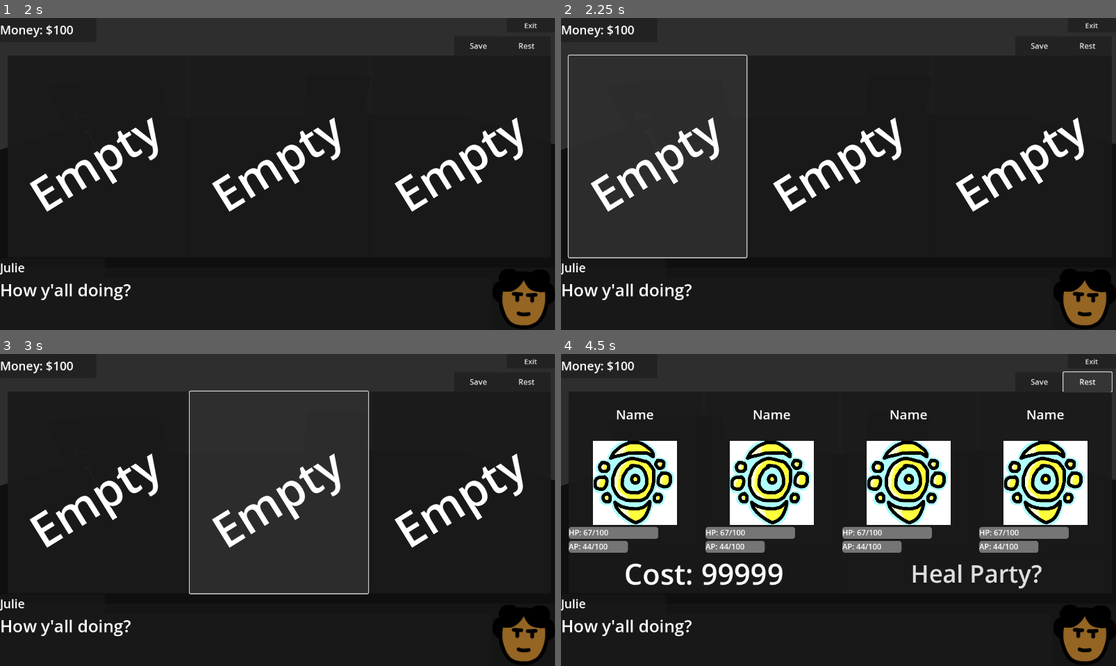
Above: before the commit, frames 1-4 (two rows, left to right).
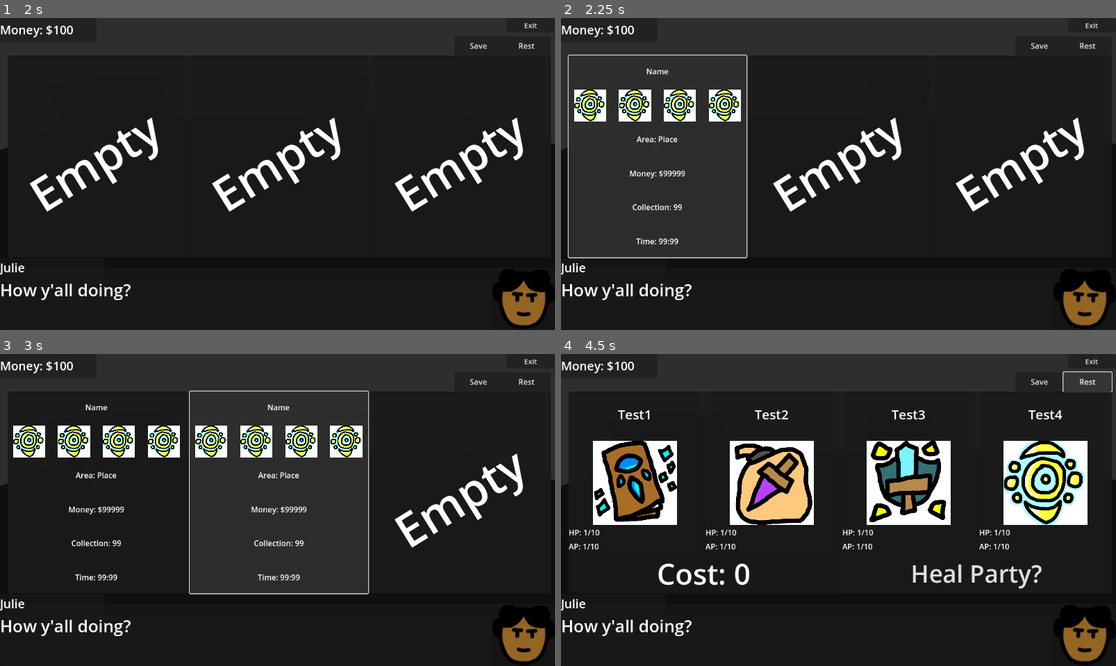
Above: after the commit, the same moments.

Repository: eneumont/towermercs
Game: Godot game, scene res://Scenes/Town/Town1.tscn
Two runs of this game, one before a commit and one after it. Both use one fixed random seed, a clock stepped at 60 frames per second and the inputs below. This scene is started directly instead of the project's main scene.
Inputs (mouse positions are in pixels of both pictures, inside the frame that each line leads up to):
- Up to frame 1 (2 s): tap Enter at 0.5 s; move the mouse to (399, 158) at 0.52 s; hold D (move_right) 0.53-1.28 s; tap Z (confirm) at 0.6, 1.55 s; move the mouse to (166, 189) at 1.27 s; hold S (move_down) from 1.28 s (still down); tap L (circle) at 1.35 s
- Up to frame 2 (2.25 s): release S (move_down) at 2 s; click "Empty" at 2 s
- Up to frame 3 (3 s): click "Empty" at 2.75 s
- Up to frame 4 (4.5 s): click "Empty" at 3.5 s; click "Rest" at 4.25 s

Frame 1 is identical in both runs. In frame 2, 3.9% of the frame differs, in the area x 2-33%, y 16-73%; in frame 3, 7.7%; in frame 4, 14%, in the area x 1-92%, y 18-75%.
Error before the commit: Invalid assignment of property or key 'txt' with value of type 'String' on a base object of type 'Label'. (res://Scripts/Town/inn_party_slot.gd:13)
Error after the commit: Invalid access to property or key 'name' on a base object of type 'Dictionary'. (res://Scripts/Town/inn_save_slot.gd:26)

Commit message:
updating save and town save
save manger save and player data save are separate merge them

Diff:
--- a/Scenes/Title/TitleUI.tscn
+++ b/Scenes/Title/TitleUI.tscn
@@ -110,6 +110,7 @@
 text = "Multi"
 
 [node name="SaveScreen" type="Panel" parent="."]
+visible = false
 layout_mode = 1
 anchors_preset = 15
 anchor_right = 1.0
--- a/Scenes/UI/InnSaveSlot.tscn
+++ b/Scenes/UI/InnSaveSlot.tscn
@@ -100,3 +100,5 @@
 text = "Empty"
 horizontal_alignment = 1
 vertical_alignment = 1
+
+[connection signal="button_up" from="." to="." method="save"]
--- a/Scripts/Field/field.gd
+++ b/Scripts/Field/field.gd
@@ -23,3 +23,5 @@
 	var fieldChar = player_scn.instantiate()
 	add_child(fieldChar)
 	fieldChar.position = PlayerData.player_pos
+
+	SaveManager.save_game(0, PlayerData.save(), true)
--- a/Scripts/Save/player_data.gd
+++ b/Scripts/Save/player_data.gd
@@ -25,7 +25,7 @@
 ]
 
 var player_pos: Vector3 = Vector3(0, 0, 0)
-var cur_scn: String = "WorldMap/WorldMap.tscn"
+var cur_scn: String = "WorldMap/WorldMap"
 var foes: Dictionary
 
 var ui_open: bool = false
--- a/Scripts/Save/scene_manager.gd
+++ b/Scripts/Save/scene_manager.gd
@@ -36,3 +36,8 @@
 	pre.set_process_input(true)
 
 	get_tree().current_scene = pre
+
+func new_scene(next: String, pos: Vector3 = Vector3.ZERO):
+	get_tree().change_scene_to_file("res://Scenes/" + next + ".tscn")
+	PlayerData.cur_scn = next
+	PlayerData.player_pos = pos
--- a/Scripts/Title/title_ui.gd
+++ b/Scripts/Title/title_ui.gd
@@ -65,7 +65,7 @@
 	story_click()
 
 func story_click():
-	get_tree().change_scene_to_file("res://Scenes/" + PlayerData.cur_scn)
+	SceneManager.new_scene(PlayerData.cur_scn, PlayerData.player_pos)
 
 func arena_click():
 	#get_tree().change_scene_to_file("res://Scenes/" + "Arena/ArenaBase" + ".tscn")
--- a/Scripts/Town/guild_slot.gd
+++ b/Scripts/Town/guild_slot.gd
@@ -12,8 +12,8 @@
 @onready var description_txt: Label = $VBox/DescriptionTxt
 @onready var cost_txt: Label = $VBox/CostTxt
 
-func setup(type: CharData.ClassType):
-	match type:
+func setup(c_type: CharData.ClassType):
+	match c_type:
 		CharData.ClassType.KNIGHT:
 			make("Knight", "Knight.png", "A warrior who fights with sword and shield to protect allies. Specializes in protecting and buffing the party.", 100 if shop.hireMode else 50 * level)
 		CharData.ClassType.THIEF:
@@ -33,7 +33,7 @@
 		CharData.ClassType.CLOWN:
 			make("Clown", "Clown.png", "", 100 if shop.hireMode else 50 * level)
 		CharData.ClassType.ARCANIST:
-			make("Arcanist", "Arcanist.png", "", 200 if shop.hireMode else 50 * level)
+			make("Arcanist", "Arcanist.png", "", 200 if shop.hireMode else 100 * level)
 		CharData.ClassType.SWORDMASTER:
 			make("Swordmaster", "Swordmaster.png", "", 200 if shop.hireMode else 100 * level)
 		CharData.ClassType.WITCH:
--- a/Scripts/Town/inn_party_slot.gd
+++ b/Scripts/Town/inn_party_slot.gd
@@ -10,9 +10,38 @@
 @export var num: int
 
 func setup():
-	name_txt.txt = PlayerData.party[num].display_name
-	health_txt.txt = "HP: " + str(PlayerData.party[num].curHP) + "/" + str(PlayerData.party[num].maxHP)
-	health_bar.value = int(PlayerData.party[num].curHP / PlayerData.party[num].maxHP)
-	artistry_txt.txt = "AP: " + str(PlayerData.party[num].curAP) + "/" + str(PlayerData.party[num].maxAP)
-	artistry_bar.value = int(PlayerData.party[num].curAP / PlayerData.party[num].maxAP)
-	slot_img.texture = load("res://Images/Textures/Icons/Characters/")
+	name_txt.text = PlayerData.party[num].display_name
+	health_txt.text = "HP: " + str(PlayerData.party[num].cur_stats[BeingData.StatType.HEALTH]) + "/" + str(PlayerData.party[num].stats[BeingData.StatType.HEALTH])
+	health_bar.value = int(PlayerData.party[num].cur_stats[BeingData.StatType.HEALTH] / PlayerData.party[num].stats[BeingData.StatType.HEALTH])
+	artistry_txt.text = "AP: " + str(PlayerData.party[num].cur_stats[BeingData.StatType.ARTISTRY]) + "/" + str(PlayerData.party[num].stats[BeingData.StatType.HEALTH])
+	artistry_bar.value = int(PlayerData.party[num].cur_stats[BeingData.StatType.ARTISTRY] / PlayerData.party[num].stats[BeingData.StatType.HEALTH])
+
+	match PlayerData.party[num].class_type:
+		CharData.ClassType.KNIGHT:
+			slot_img.texture = load("res://Images/Textures/Icons/Characters/Knight.png")
+		CharData.ClassType.THIEF:
+			slot_img.texture = load("res://Images/Textures/Icons/Characters/Thief.png")
+		CharData.ClassType.MAGE:
+			slot_img.texture = load("res://Images/Textures/Icons/Characters/Mage.png")
+		CharData.ClassType.CLERIC:
+			slot_img.texture = load("res://Images/Textures/Icons/Characters/Cleric.png")
+		CharData.ClassType.ALCHEMIST:
+			slot_img.texture = load("res://Images/Textures/Icons/Characters/Alchemist.png")
+		CharData.ClassType.BARD:
+			slot_img.texture = load("res://Images/Textures/Icons/Characters/Bard.png")
+		CharData.ClassType.BRAWLER:
+			slot_img.texture = load("res://Images/Textures/Icons/Characters/Brawler.png")
+		CharData.ClassType.MEDIC:
+			slot_img.texture = load("res://Images/Textures/Icons/Characters/Medic.png")
+		CharData.ClassType.CLOWN:
+			slot_img.texture = load("res://Images/Textures/Icons/Characters/Clown.png")
+		CharData.ClassType.ARCANIST:
+			slot_img.texture = load("res://Images/Textures/Icons/Characters/Arcanist.png")
+		CharData.ClassType.DRUID:
+			slot_img.texture = load("res://Images/Textures/Icons/Characters/Druid.png")
+		CharData.ClassType.SWORDMASTER:
+			slot_img.texture = load("res://Images/Textures/Icons/Characters/Swordmaster.png")
+		CharData.ClassType.HORROR:
+			slot_img.texture = load("res://Images/Textures/Icons/Characters/Horror.png")
+		CharData.ClassType.WITCH:
+			slot_img.texture = load("res://Images/Textures/Icons/Characters/Witch.png")
--- a/Scripts/Town/inn_save_slot.gd
+++ b/Scripts/Town/inn_save_slot.gd
@@ -20,9 +20,10 @@
 		empty.visible = true
 		full.visible = false
 	else:
-		var save = SaveManager.list_saves()[slot]
+		var s_data = SaveManager.list_saves()[slot]
 		empty.visible = false
 		full.visible = true
+		name_txt.text = s_data["name"]
 
 func save():
 	SaveManager.save_game(slot, PlayerData.save())
--- a/Scripts/Town/inn_ui.gd
+++ b/Scripts/Town/inn_ui.gd
@@ -30,7 +30,7 @@
 		slot.setup()
 
 	cost = ((PlayerData.party[0].maxHP - PlayerData.party[0].curHP) + (PlayerData.party[1].maxHP - PlayerData.party[1].curHP) + (PlayerData.party[2].maxHP - PlayerData.party[2].curHP) + (PlayerData.party[3].maxHP - PlayerData.party[3].curHP)) * 10
-	cost_txt.txt = "Cost: " + str(cost)
+	cost_txt.text = "Cost: " + str(cost)
 
 func heal_click():
 	if not cost > PlayerData.money:
--- a/Scripts/Town/town.gd
+++ b/Scripts/Town/town.gd
@@ -11,3 +11,5 @@
 	var fieldChar = player_scn.instantiate()
 	add_child(fieldChar)
 	fieldChar.position = PlayerData.player_pos
+
+	SaveManager.save_game(0, PlayerData.save(), true)
--- a/Scripts/WorldMap/world_map.gd
+++ b/Scripts/WorldMap/world_map.gd
@@ -10,3 +10,5 @@
 	var worldPlayer = player_scn.instantiate()
 	add_child(worldPlayer)
 	worldPlayer.position = PlayerData.player_pos
+
+	SaveManager.save_game(0, PlayerData.save(), true)
--- a/Scripts/WorldMap/world_player.gd
+++ b/Scripts/WorldMap/world_player.gd
@@ -59,6 +59,5 @@
 	move_and_slide()
 
 	if Input.is_action_just_pressed("confirm") && next_scn != "":
-		get_tree().change_scene_to_file("res://Scenes/" + next_scn + ".tscn")
-		PlayerData.cur_scn = next_scn
+		SceneManager.new_scene(next_scn, Vector3(0, 0, 0)) #might want to create var for player pos tracking
 		# might want to use return
Not shown: 1 places in Scenes/UI/InnSaveSlot.tscn that only renumber resources
Not shown: 1 places in Scenes/UI/InnUI.tscn that only renumber resources
